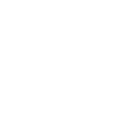
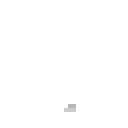
The second 128px x 128px image is a revision of the first. Changes to its layers:
painted on "Layer 3" over <box>64,104,76,112</box>
